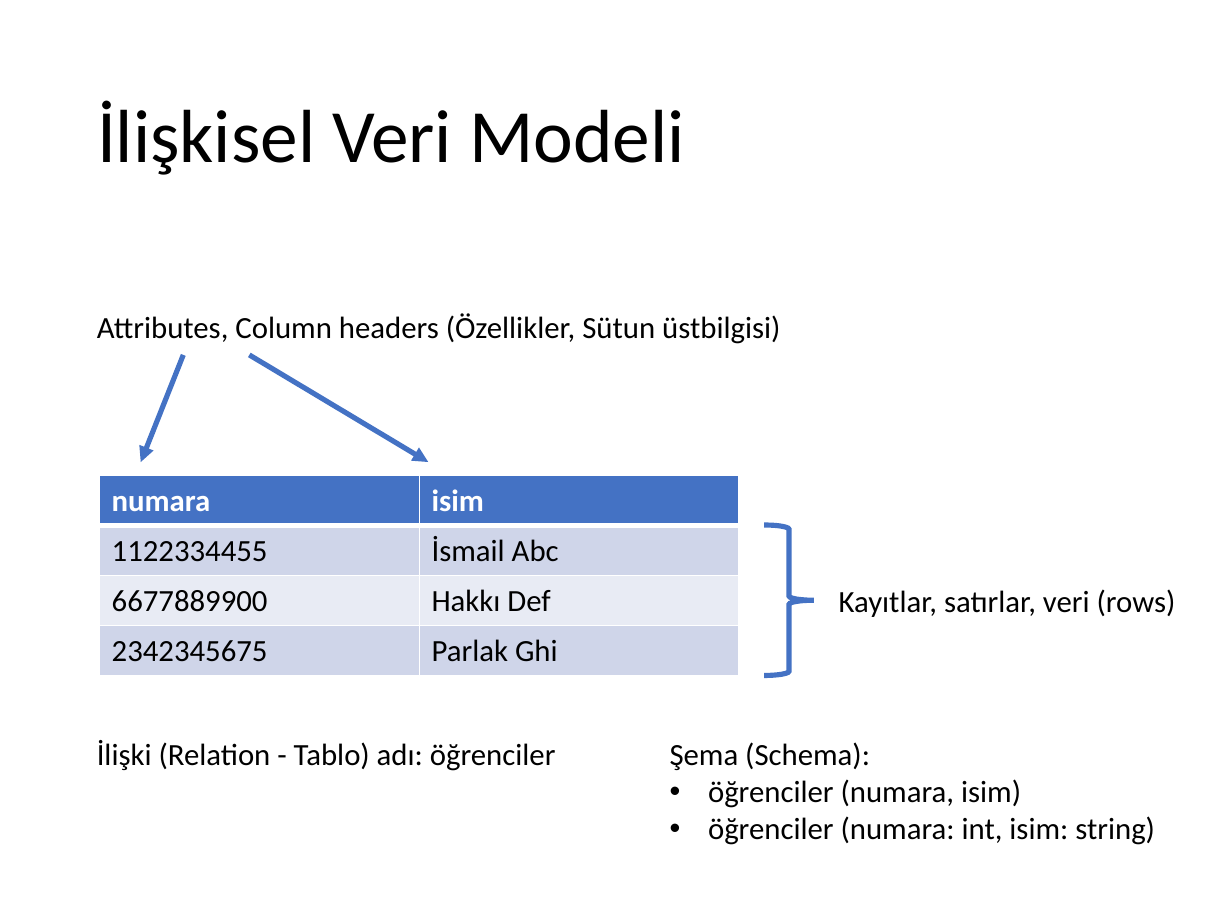
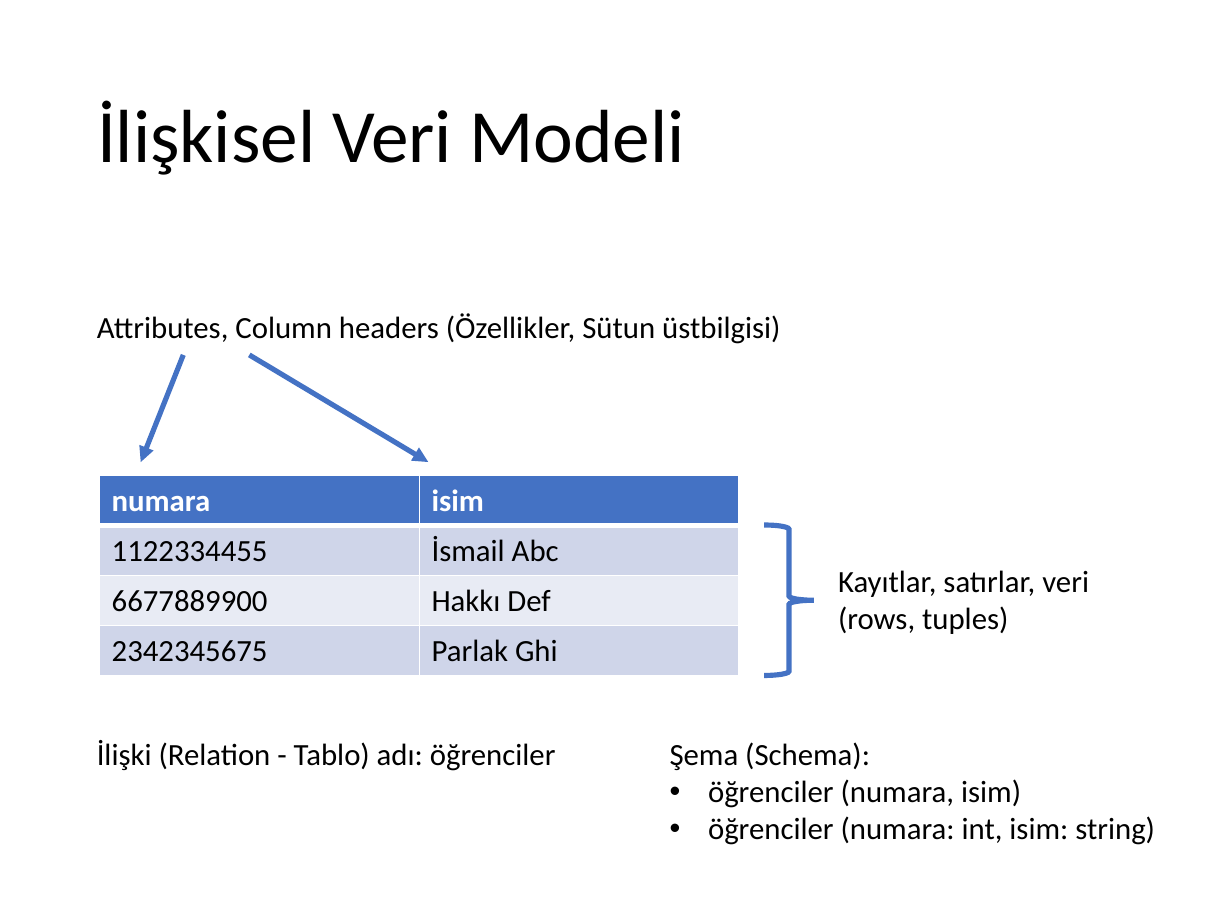
Before and after one commit to ihpar/dbms, a slide deck: slide 7 of Slides/Ders 0.pptx. Drawn at 1232x924 pixels with LibreOffice and Linux fonts; fonts in the diff are those of the drawing. Boxes give left, top, right and bottom in pixels: in the first picture for what was removed or moved away, otherwise in the second. Text is boxed around its words. In the diff, an @@ line names an element or a change of style, - is before the commit and + after.

```diff
--- a/Slides/Ders 0.pptx
+++ b/Slides/Ders 0.pptx
@@ text at (838,570,1089,634): text changed @@
-Kayıtlar, satırlar, veri (rows)
+Kayıtlar, satırlar, veri
+(rows, tuples)
```
Also in this commit, not shown: 5 slides added.
